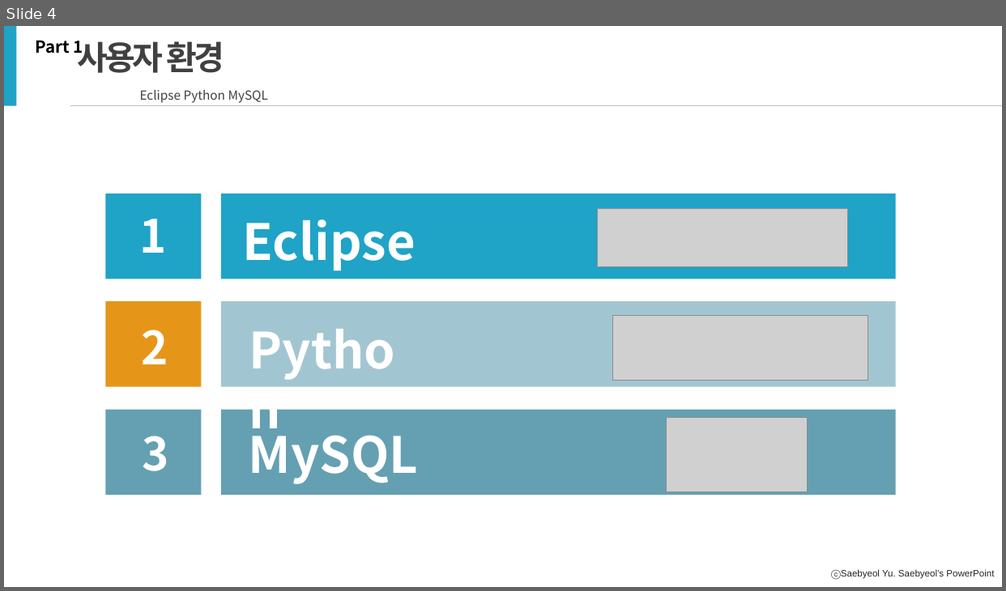
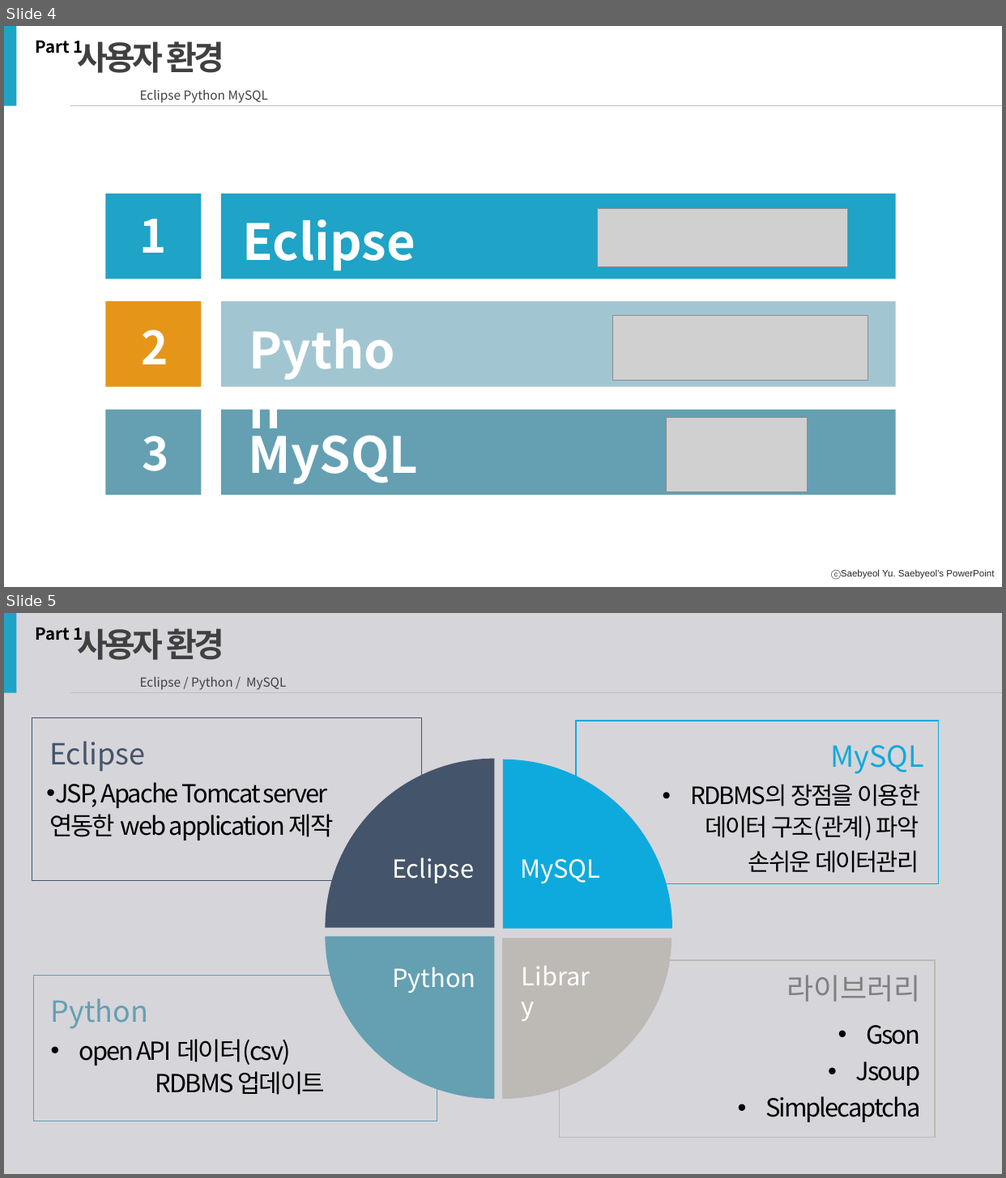
Before and after one commit to hanYijin/portfolio_2021, a slide deck: covid19.pptx. Shown one above the other, each under a label of ours: slide 4 before the commit, slides 4 and 5 after it. The pictures are 1006x591 and 1006x1178 pixels, drawn with LibreOffice and Linux fonts; fonts in the diff are those of the drawing; grey boxes stand for pictures. Boxes give left, top, right and bottom in pixels: in the first picture for what was removed or moved away, otherwise in the second. Text is boxed around its words. In the diff, an @@ line names an element or a change of style, - is before the commit and + after.

```diff
--- a/covid19.pptx
+++ b/covid19.pptx
@@ slide 5 added at [4, 613, 1002, 1174], background #D6D5DA @@
@@ rectangle added at [4, 613, 17, 693], fill #1FA3C6 @@
@@ text added at [36, 627, 83, 641], 16 pt, text #000000, bold @@
+Part 1
@@ text added at [78, 628, 224, 660], 32 pt, text #404040, bold @@
+사용자 환경
@@ text added at [140, 677, 286, 690], 12 pt, text #404040 @@
+Eclipse / Python / MySQL
@@ line added from (70, 693) to (1002, 693), #BFBFBF 0.5 pt @@
@@ rectangle added at [32, 717, 422, 881], outline #44546A 1 pt, 24 pt, text #000000 @@
+  Eclipse
+  • JSP, Apache Tomcat server 연동한 web application 제작
@@ rectangle added at [576, 721, 938, 884], outline #0EAADD 1 pt, 23 pt, text #000000 @@
+  MySQL
+  • RDBMS의 장점을 이용한 데이터 구조(관계) 파악
+  손쉬운 데이터관리
@@ freeform shape added at [325, 758, 494, 927], fill #44546A, 24 pt, text #FFFFFF @@
+Eclipse
@@ freeform shape added at [503, 760, 672, 929], fill #0EAADD, 24 pt, text #FFFFFF @@
+MySQL
@@ freeform shape added at [325, 936, 494, 1099], fill #64A0B2, 24 pt, text #FFFFFF @@
+Python
@@ freeform shape added at [503, 938, 671, 1099], fill #BDBAB5 @@
@@ rectangle added at [33, 975, 437, 1122], outline #64A0B2 1 pt, 24 pt, text #000000 @@
+  Python
+  • open API 데이터(csv)
+    RDBMS 업데이트
@@ text added at [514, 957, 606, 1016], 24 pt, text #FFFFFF @@
+Library
@@ rectangle added at [560, 960, 936, 1138], outline #BDBAB5 1 pt, 24 pt, text #000000 @@
+라이브러리
+  • Gson
+  • Jsoup
+  • Simplecaptcha
```
Also in this commit, not shown: 8 slides changed, 1 other slide added, 2 slides removed.
